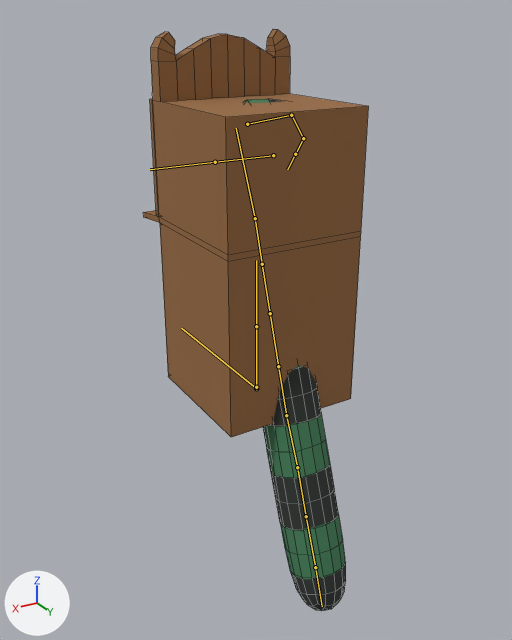
Before and after pictures for a commit that changed the FBX model Assets/Art/NPC/Ticketmaster/Ticketmaster.fbx.
One viewpoint serves both versions: a camera (50 mm lens) standing at (4.86, 8.07, 5.16) and looking at (0.13, 0.19, 1.22). Every picture has the same lights, and +X, +Y and +Z are marked at lower left. The picture after the commit comes second. Both versions are drawn at frame 1 of the action 'Armature|Idle_Ticketmaster'; the numbers are the values there. The bones that change, and the others that lie on the model, are drawn over the model as lines. Mesh edges are drawn as thin lines.

Names of what the first picture shows: 'Cube.003', 'Stand'.
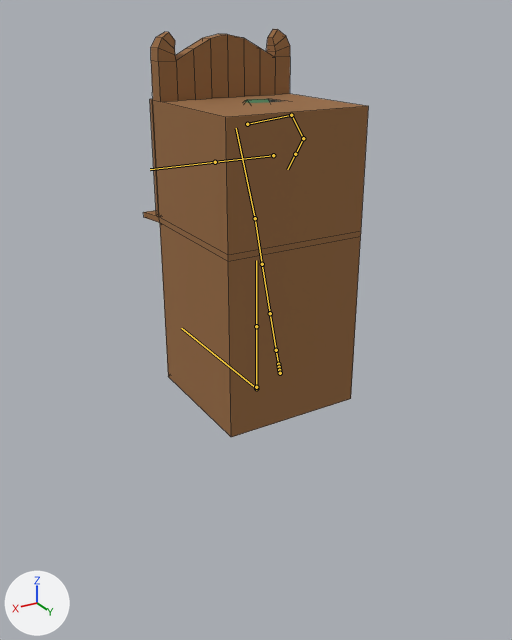
Pixel boxes [x1, y1, x2, y2] of what changed, in the pictures (512 x 640 px):
```json
{"object": "Cube.003", "change": "posed", "before": [245, 99, 346, 611], "after": [245, 99, 282, 103], "on screen": "mostly hidden afterwards"}
{"bone": "Spine.002", "before": "(270, 313) to (278, 366)", "after": "(270, 313) to (276, 350)"}
{"bone": "Spine.003", "before": "(278, 366) to (286, 415)", "after": "(276, 350) to (278, 364)"}
{"bone": "Spine.004", "before": "(286, 415) to (297, 467)", "after": "(278, 364) to (279, 367)"}
```

Edits to the scene script, one JSON object a line:
```json
{"block": "bone_spine_002", "where": "bone_spine_002 = bpy.data.objects['Armature'].pose.bones['Spine.002']  # child of 'Spine.001'"}
{"op": "set", "path": "bone_spine_002.scale", "old": "(1.0, 1.0, 1.0)", "new": "(0.69, 0.69, 0.69)"}
{"block": "bone_spine_003", "where": "bone_spine_003 = bpy.data.objects['Armature'].pose.bones['Spine.003']  # child of 'Spine.002'"}
{"op": "set", "path": "bone_spine_003.scale", "old": "(1.0, 1.0, 1.0)", "new": "(0.4, 0.4, 0.4)"}
{"block": "bone_spine_004", "where": "bone_spine_004 = bpy.data.objects['Armature'].pose.bones['Spine.004']  # child of 'Spine.003'"}
{"op": "set", "path": "bone_spine_004.scale", "old": "(1.0, 1.0, 1.0)", "new": "(0.2, 0.2, 0.2)"}
```
